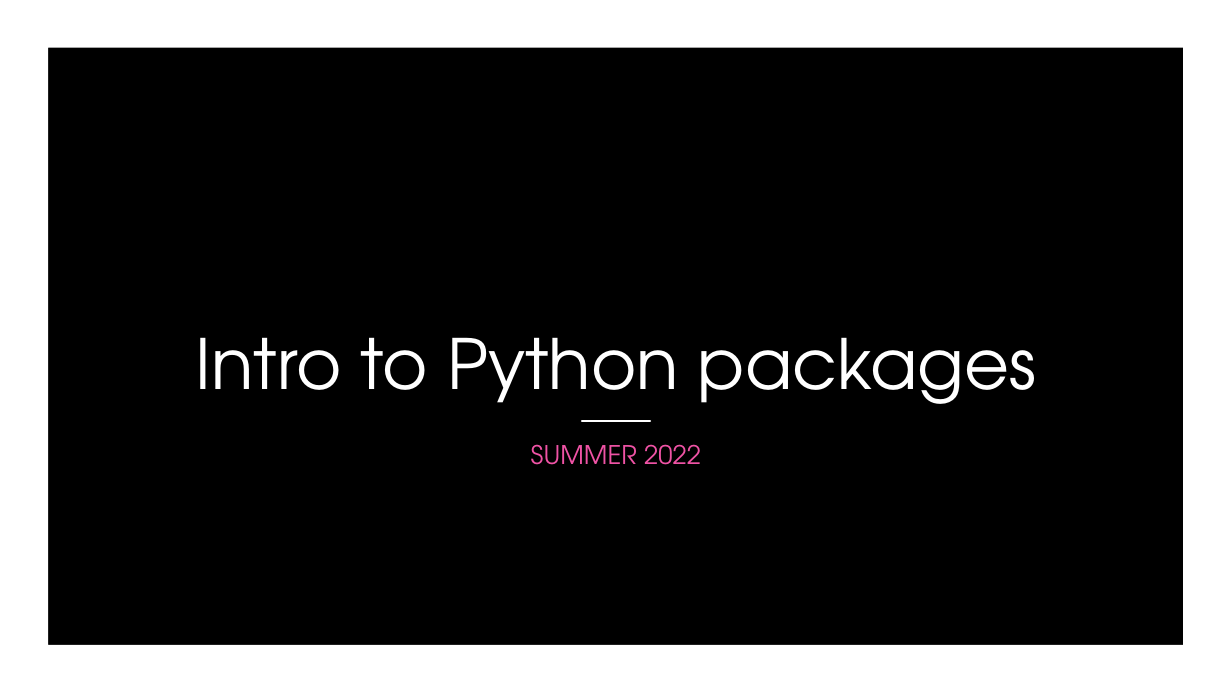
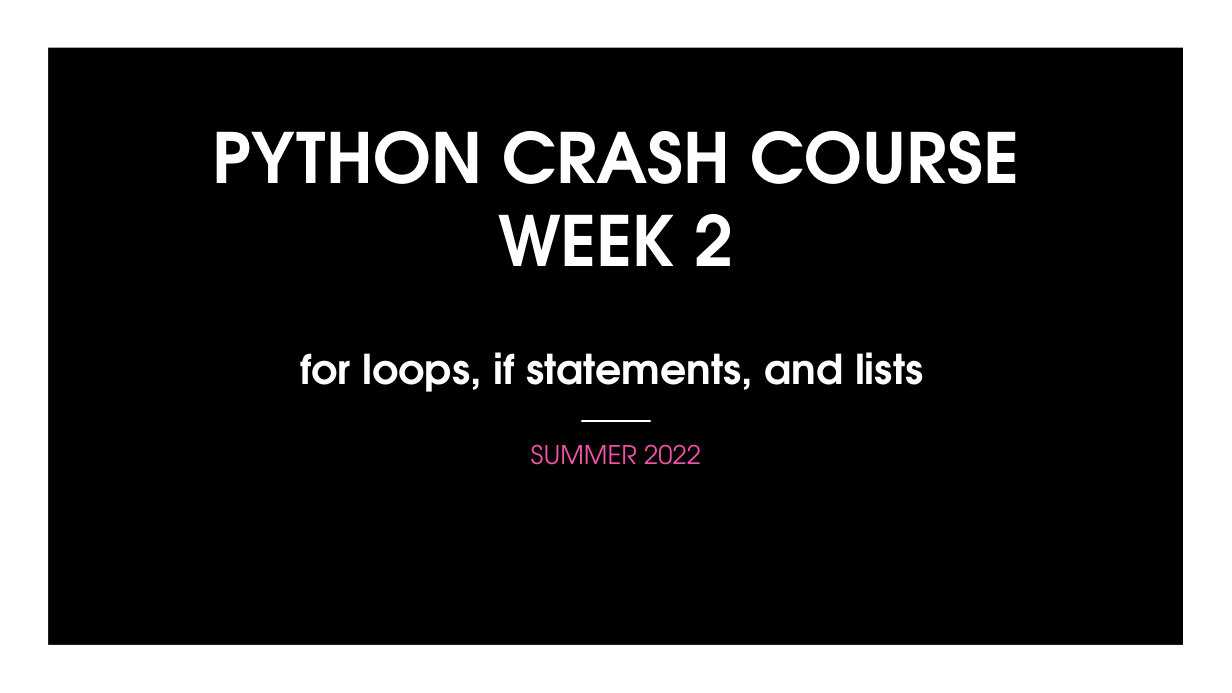
Before and after one commit to jmartineau1993/Intro-to-Python, a slide deck: slide 1 of PPTs/Week2.pptx. Drawn at 1232x693 pixels with LibreOffice and Linux fonts; fonts in the diff are those of the drawing; background and template pictures are left out. Boxes give left, top, right and bottom in pixels: in the first picture for what was removed or moved away, otherwise in the second. Text is boxed around its words. In the diff, an @@ line names an element or a change of style, - is before the commit and + after.

Commit message:
Adding material to Week 2

```diff
--- a/PPTs/Week2.pptx
+++ b/PPTs/Week2.pptx
@@ title at (213, 131, 1019, 266): text changed; bold on @@
-Intro to Python packages
+PYTHON CRASH COURSE WEEK 2
@@ text added at (301, 352, 924, 392), 32 pt, text #FFFFFF, bold @@
+for loops, if statements, and lists
```
Also in this commit, not shown: 3 other slides changed, 6 slides added, 3 other files.
